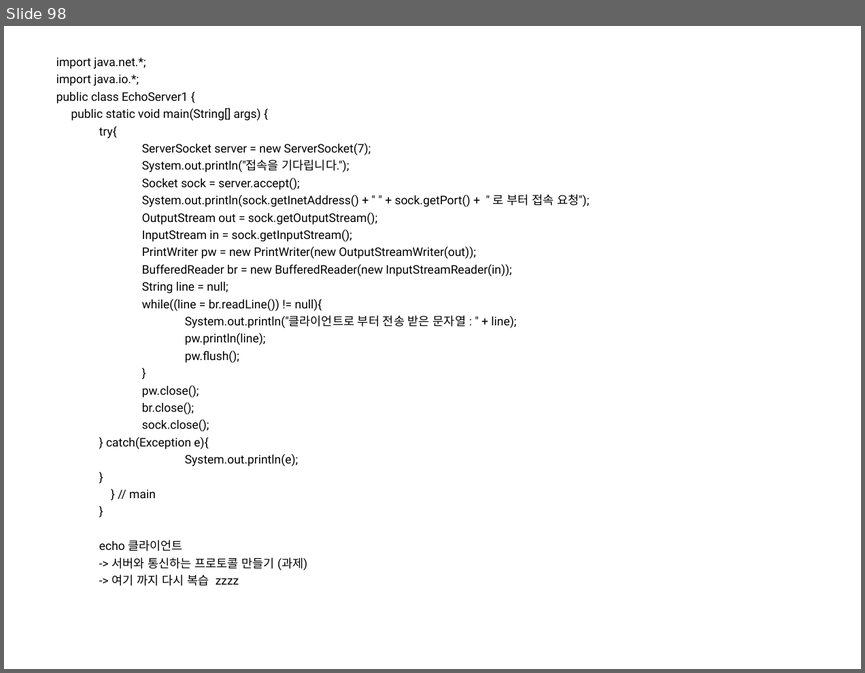
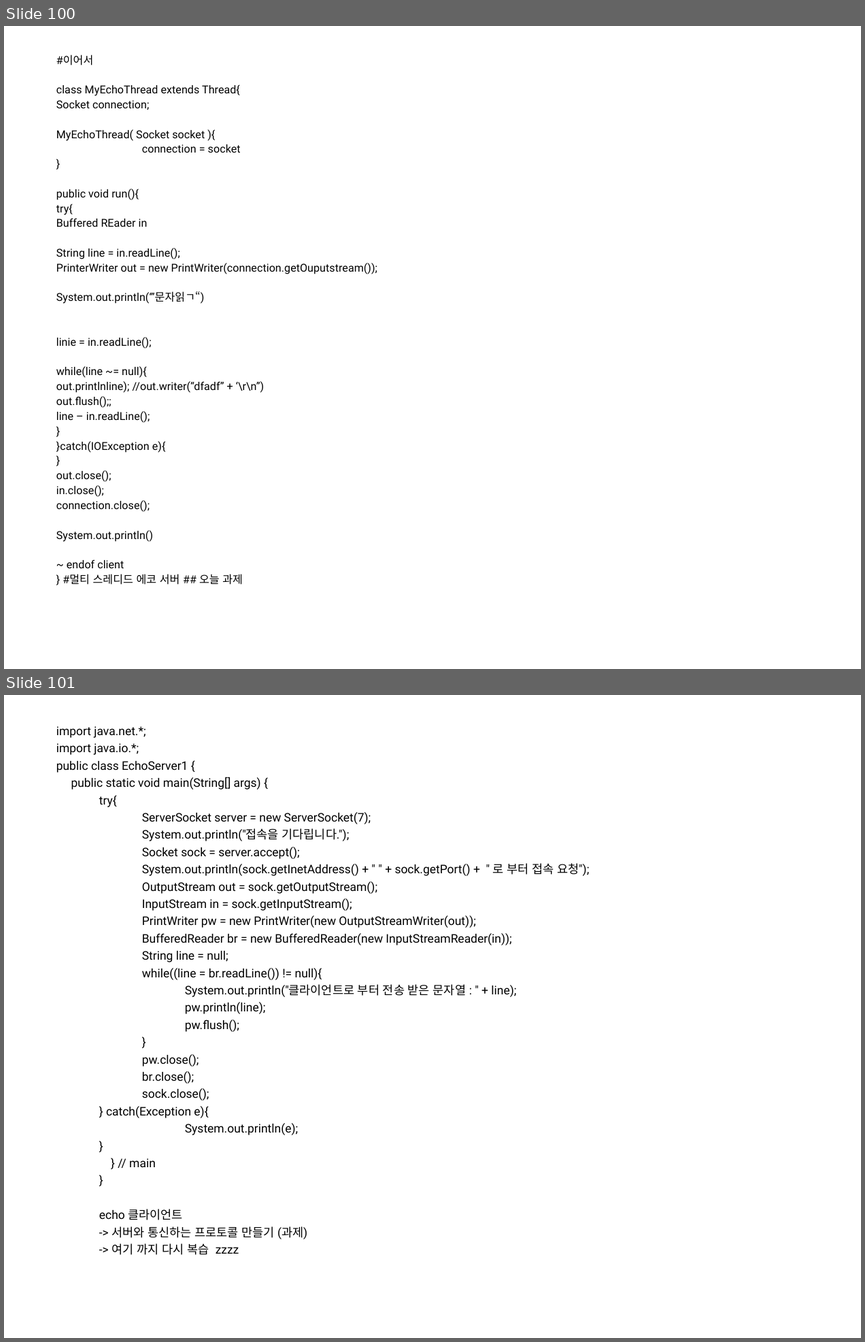
Before and after one commit to seleuchel/javaNetwork, a slide deck: ppt/167_chap08Socket.ppt. Shown one above the other, each under a label of ours: slide 98 before the commit, slides 100 and 101 after it. The pictures are 865x673 and 865x1342 pixels, drawn with LibreOffice and Linux fonts; fonts in the diff are those of the drawing; background and template pictures are left out. Boxes give left, top, right and bottom in pixels: in the first picture for what was removed or moved away, otherwise in the second. Text is boxed around its words. In the diff, an @@ line names an element or a change of style, - is before the commit and + after.

```diff
--- a/ppt/167_chap08Socket.ppt
+++ b/ppt/167_chap08Socket.ppt
@@ slide 100 added at [4,26,861,669], background picture (left out) @@
@@ text added at [56,55,377,584], 9.2 pt, text #000000 @@
+#이어서
+class MyEchoThread extends Thread{
+Socket connection;
+MyEchoThread( Socket socket ){
+connection = socket
+}
+public void run(){
+try{
+Buffered REader in
+String line = in.readLine();
+PrinterWriter out = new PrintWriter(connection.getOuputstream());
+System.out.println(‘”문자읽ㄱ“)
+linie = in.readLine();
+while(line ~= null){
+out.printlnline); //out.writer(“dfadf” + ‘\r\n”)
+out.flush();;
+line – in.readLine();
+}
+}catch(IOException e){
+}
+out.close();
+in.close();
+connection.close();
+System.out.println()
+~ endof client
+} #멀티 스레디드 에코 서버 ## 오늘 과제
@@ what was slide 98 is now slide 101 @@
```
Also in this commit, not shown: 2 other slides added, 4 other files.
